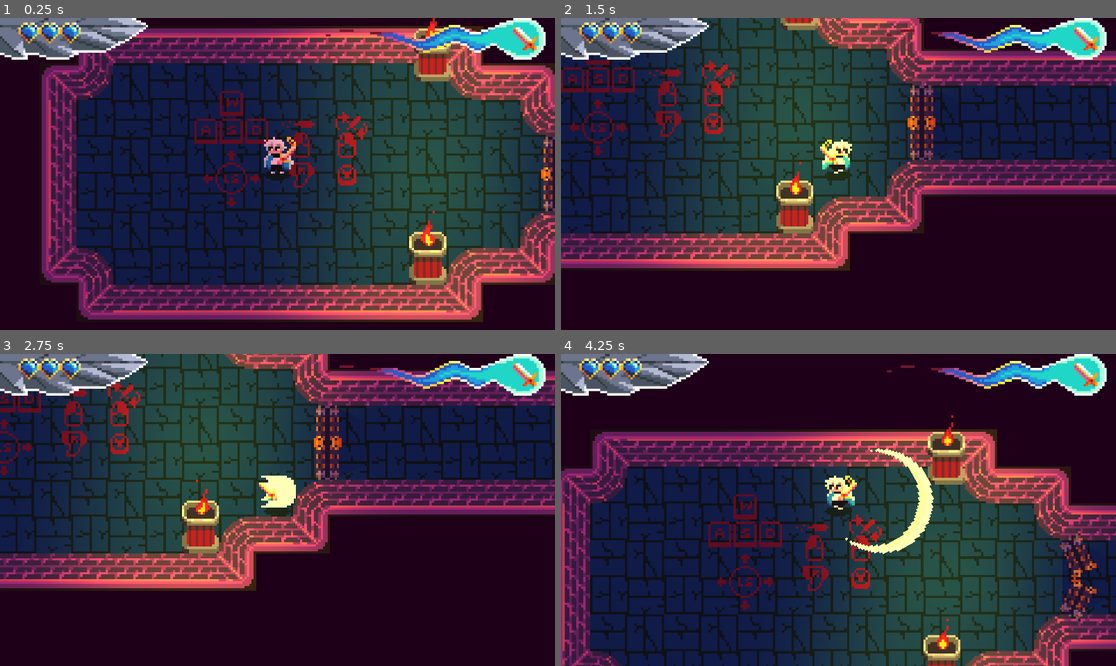
Above: before the commit, frames 1-4 (two rows, left to right).
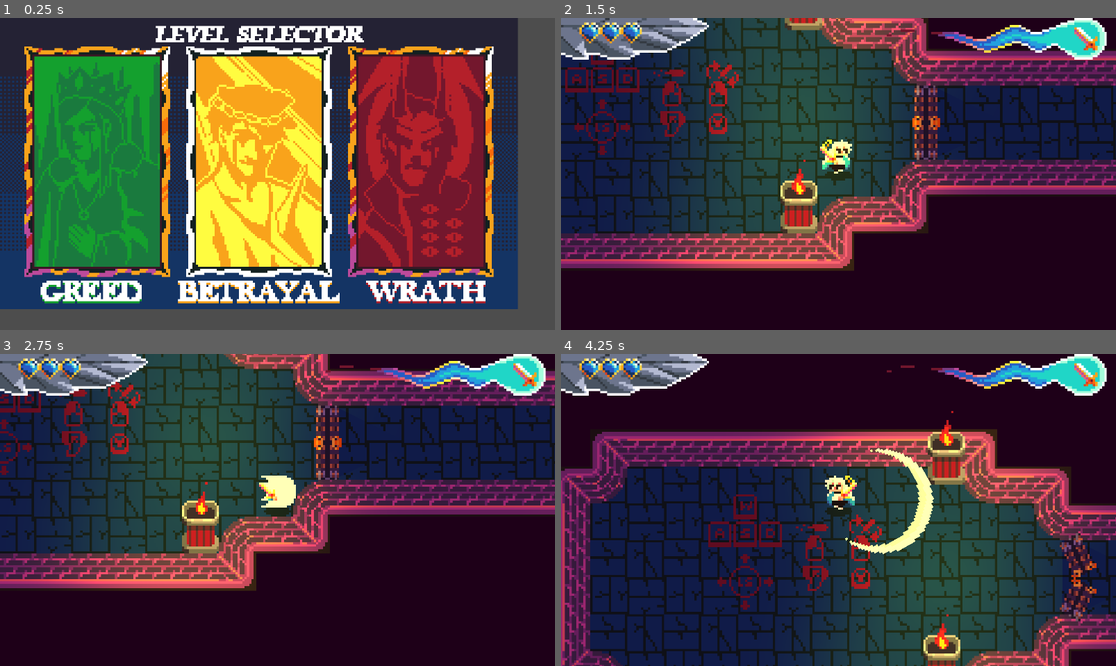
Above: after the commit, the same moments.

Repository: NielsOuvrard/TheShadowOfHeaven
Game: Godot game, scene res://Scenes/main_menu.tscn
Two runs of this game, one before a commit and one after it. Both use one fixed random seed, a clock stepped at 60 frames per second and the inputs below. Before the commit the project starts from res://Scenes/gameplay.tscn.
Inputs (mouse positions are in pixels of both pictures, inside the frame that each line leads up to):
- Up to frame 1 (0.25 s): no input
- Up to frame 2 (1.5 s): move the mouse to (960, 158) at 0.52 s; press the mouse at (960, 158) at 0.53 s; hold Right (move_right) 0.53-1.28 s; move the mouse to (727, 189) at 1.27 s; release the mouse at (727, 189) at 1.28 s; hold Down (move_down) from 1.28 s (still down); tap Q (change_weapon) at 1.35 s
- Up to frame 3 (2.75 s): click (166, 525) at 1.55 s; move the mouse to (333, 441) at 2.02 s; release Down (move_down) at 2.03 s; hold Right (move_right) from 2.03 s (still down); hold Shift (dash) from 2.03 s (still down); click (333, 441) at 2.3 s
- Up to frame 4 (4.25 s): move the mouse to (810, 572) at 2.77 s; release Right (move_right) at 2.78 s; release Shift (dash) at 2.78 s; hold Up (move_up) 2.78-3.53 s; tap F (interact) at 2.85 s; click (810, 572) at 3.05 s; move the mouse to (1005, 556) at 3.52 s; press the mouse at (1005, 556) at 3.53 s; hold Left (move_left) from 3.53 s (still down); tap R (reload) at 4.15 s

The runs differ from the first frame. In frame 1, 97% of the frame differs, in the area x 0-100%, y 0-100%; in frame 2, 21%; in frame 3, less than 0.1%; in frame 4, 0.2%.

Commit message:
Main menu

Diff:
--- /dev/null
+++ b/Scenes/main_menu.tscn
@@ -0,0 +1,50 @@
+[gd_scene load_steps=7 format=3 uid="uid://i3ykfveqetl4"]
+
+[ext_resource type="Texture2D" uid="uid://cqi8u3nvojiy4" path="res://Assets/LevelSelector/SelectorBackground.png" id="1_rhggr"]
+[ext_resource type="Script" path="res://Scripts/main_menu.gd" id="1_tl73e"]
+[ext_resource type="Texture2D" uid="uid://dt4xedgqmtwv3" path="res://Assets/LevelSelector/SelectorText.png" id="2_cx4l0"]
+[ext_resource type="Texture2D" uid="uid://cpt418es6sb5l" path="res://Assets/LevelSelector/SelectorPortraits.png" id="3_8aw0s"]
+[ext_resource type="Texture2D" uid="uid://bhoho7e10rr2a" path="res://Assets/LevelSelector/SelectorPortraitsSelected.png" id="4_crv7d"]
+[ext_resource type="Texture2D" uid="uid://g4pqx40sl7c2" path="res://Assets/LevelSelector/SelectorLetters.png" id="5_eb2uc"]
+
+[node name="MainMenu" type="CanvasLayer"]
+scale = Vector2(7, 7)
+transform = Transform2D(7, 0, 0, 7, 0, 0)
+script = ExtResource("1_tl73e")
+
+[node name="BackControl" type="Control" parent="."]
+layout_mode = 3
+anchors_preset = 15
+anchor_right = 1.0
+anchor_bottom = 1.0
+offset_right = -1665.0
+offset_bottom = -936.0
+grow_horizontal = 2
+grow_vertical = 2
+
+[node name="SelectorBackground" type="Sprite2D" parent="BackControl"]
+position = Vector2(128, 72)
+texture = ExtResource("1_rhggr")
+
+[node name="Title" type="Sprite2D" parent="."]
+visible = false
+position = Vector2(128, 8)
+texture = ExtResource("2_cx4l0")
+vframes = 4
+
+[node name="Portraits" type="Sprite2D" parent="."]
+position = Vector2(128, 71)
+texture = ExtResource("3_8aw0s")
+
+[node name="PortraitsSelected" type="Sprite2D" parent="."]
+position = Vector2(128, 71)
+texture = ExtResource("4_crv7d")
+hframes = 3
+frame = 1
+
+[node name="Level" type="Sprite2D" parent="."]
+position = Vector2(128, 73)
+texture = ExtResource("5_eb2uc")
+
+[node name="Timer" type="Timer" parent="."]
+one_shot = true
--- /dev/null
+++ b/Scripts/main_menu.gd
@@ -0,0 +1,36 @@
+extends CanvasLayer
+
+@onready var portrait: Sprite2D = $PortraitsSelected
+@onready var letters: Sprite2D = $Letters
+@onready var timer: Timer = $Timer
+
+const SCREEN_X_SIZE = 256
+const NUMBER_NIVELS = 3
+
+var selected = 0:
+	set(value):
+		selected = value % NUMBER_NIVELS
+		if selected < 0:
+			selected = NUMBER_NIVELS - 1
+
+func change_selected_level(value):
+	if timer.is_stopped():
+		timer.start()
+		selected = selected + value
+		portrait.frame = selected
+
+		var image_size_x = portrait.texture.get_size().x / NUMBER_NIVELS
+		portrait.position.x = (SCREEN_X_SIZE / 2) - image_size_x + (image_size_x * selected)
+
+func _ready() -> void:
+	timer.wait_time = 0.1
+	timer.start()
+
+func _process(delta: float) -> void:
+	if Input.is_action_pressed('move_right'):
+		change_selected_level(1)
+	if Input.is_action_pressed('move_left'):
+		change_selected_level(-1)
+
+	if Input.is_action_pressed("shoot"):
+		get_tree().change_scene_to_file("res://Scenes/gameplay.tscn")
--- a/Scripts/player.gd
+++ b/Scripts/player.gd
@@ -248,7 +248,7 @@
 
 func _on_health_life_change(value: Variant) -> void:
 	if value <= 0:
-		get_tree().reload_current_scene()
+		get_tree().change_scene_to_file("res://Scenes/main_menu.tscn")
 		return
 	SignalsHandler.player_life_change.emit(value)
 
--- a/project.godot
+++ b/project.godot
@@ -11,7 +11,7 @@
 [application]
 
 config/name="The Shadow Of Heaven"
-run/main_scene="res://Scenes/gameplay.tscn"
+run/main_scene="res://Scenes/main_menu.tscn"
 config/features=PackedStringArray("4.3", "Forward Plus")
 config/icon="res://icon.svg"
 
Binary file added: Assets/LevelSelector/SelectorBackground.png
Not shown, added: Assets/LevelSelector/SelectorBackground.png.import
Binary file added: Assets/LevelSelector/SelectorLetters.png
Not shown, added: Assets/LevelSelector/SelectorLetters.png.import
Binary file added: Assets/LevelSelector/SelectorPortraits.png
Not shown, added: Assets/LevelSelector/SelectorPortraits.png.import
Binary file added: Assets/LevelSelector/SelectorPortraitsSelected.png
Not shown, added: Assets/LevelSelector/SelectorPortraitsSelected.png.import
